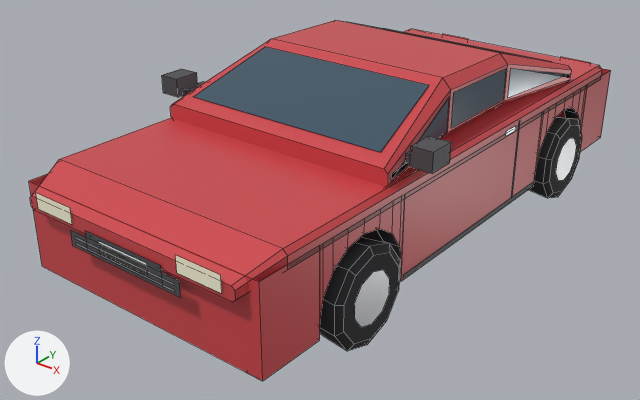
One commit to the FBX model unity/Assets/Models/Props/358.fbx: the scene before it, then after it.
Before and after are seen from a 50 mm camera at (3.45, -4.83, 3.04) aimed at (-0.13, -0.35, 0.26). Lighting does not change. The marker at lower left points along +X, +Y and +Z. The picture after the commit comes second. Mesh edges are drawn as thin lines. Where no turn or scale is listed for an object, it has been applied to the vertices.

The first picture shows '358'.
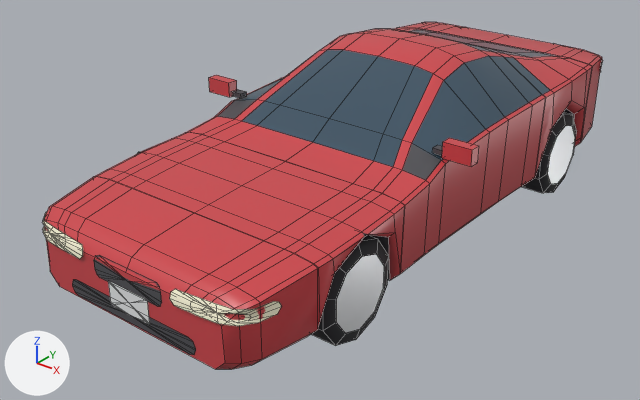
Location of each change, [x1, y1, x2, y2] in pixels of the pictures (640 x 400 px):
'358', reshaped
    before: [29, 20, 611, 381]
    after: [43, 22, 603, 369]
part 1 of me_358, added
    after: [232, 89, 247, 98]
part 2 of me_358, added (red)
    after: [209, 75, 237, 97]
part 3 of me_358, added
    after: [432, 145, 443, 156]
part 4 of me_358, added (red)
    after: [442, 138, 479, 167]
part 5 of me_358, rebuilt
    before: [29, 68, 611, 381]
    after: [44, 22, 602, 369]
part 6 of me_358, rebuilt
    before: [320, 237, 400, 351]
    after: [311, 235, 389, 346]
part 7 of me_358, rebuilt
    before: [528, 117, 582, 198]
    after: [521, 113, 577, 193]
part 8 of me_358, deleted
    before: [36, 20, 591, 327]
part 9 of me_358, cut back
    before: [30, 29, 602, 302]
    after: [43, 60, 603, 355]

Diff of the bpy script that builds the scene:
```diff
--- a/unity/Assets/Models/Props/358.fbx.py
+++ b/unity/Assets/Models/Props/358.fbx.py
@@ me_358 @@
 # used by ob_358; location = (0.0, 0.0, 0.0)
-me_358.from_pydata(...)  # 496 vertices, 284 faces; spans x -1.11..1.11, y -2.22..2.22, z 0.0..1.3
+me_358.from_pydata(...)  # 848 vertices, 766 faces; spans x -1.11..1.11, y -2.22..2.22, z 0.0..1.3
+# me_358 part 1: a new loose piece, a box spanning x -0.91..-0.814, y -0.41..-0.35, z 0.892..0.927, in mat_prop_trim (dark grey #4d4d52)
+# me_358 part 2: a new loose piece, a box spanning x -1.105..-0.9, y -0.44..-0.36, z 0.889..1.0, in mat_prop_body_red (red #ce454b)
+# me_358 part 3: a new loose piece, a box spanning x 0.814..0.91, y -0.41..-0.35, z 0.892..0.927, in mat_prop_trim (dark grey #4d4d52)
+# me_358 part 4: a new loose piece, a box spanning x 0.9..1.105, y -0.44..-0.36, z 0.889..1.0, in mat_prop_body_red (red #ce454b)
+# me_358 part 5: the loose piece of 136 vertices spanning x -0.93..0.93, y -2.14..2.14, z 0.23..0.82 is rebuilt with 400 vertices and now spans x -0.95..0.95, y -2.21..2.21, z 0.2..1.3
+# me_358 part 6: the loose piece of 30 vertices spanning x 0.77..1.0, y -1.6..-0.97, z 0.0..0.66 is rebuilt with 50 vertices and now spans x 0.67..0.92, y -1.59..-0.97, z 0.0..0.66
+# me_358 part 7: the loose piece of 30 vertices spanning x 0.77..1.0, y 0.97..1.6, z 0.0..0.66 is rebuilt with 50 vertices and now spans x 0.69..0.93, y 1.03..1.65, z 0.0..0.66
+# me_358 part 8: 29 loose pieces with 184 vertices, spanning x -1.11..1.11, y -2.22..2.22, z 0.16..1.3, are deleted
+# me_358 part 9
+# 56 vertices are removed from x -0.93..0.93, y -2.22..2.22, z 0.23..0.9
+# 36 faces are deleted
+# 206 vertices are added at x -0.9..0.9, y -2.22..2.22, z 0.2..0.96
+# 5 new vertices lie (0.1, 0.0, 0.0) away from vertices in x -0.67..0.49, y -2.22..2.22, z 0.52..0.81
+# 5 new vertices lie (0.05, 0.01, 0.0) away from vertices in x -0.75..0.63, y -2.21..2.16, z 0.59..0.92
+# 72 new faces join them, mat_prop_headlight (pale yellow #fff9dd)
+# 68 new faces join them, mat_prop_taillight (red #dd3f3f)
+# 28 new faces join them, mat_prop_trim (dark grey #4d4d52)
+# 24 new faces join them, mat_prop_body_white (white #ecedef)
+# other edits to the shape of me_358 do not show in these pictures
 me_358.materials.append(mat_prop_body_red)
```
